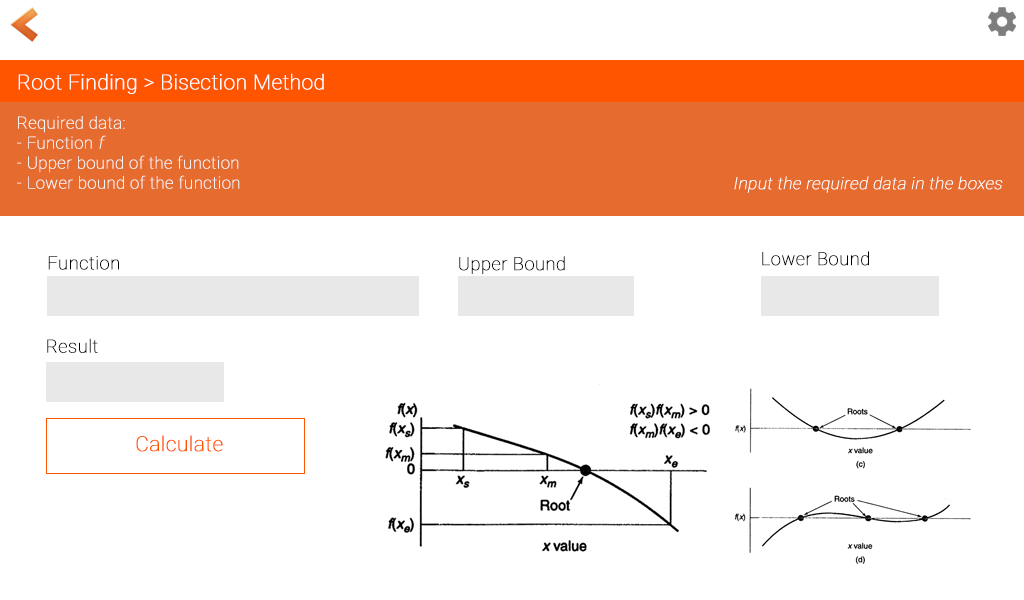
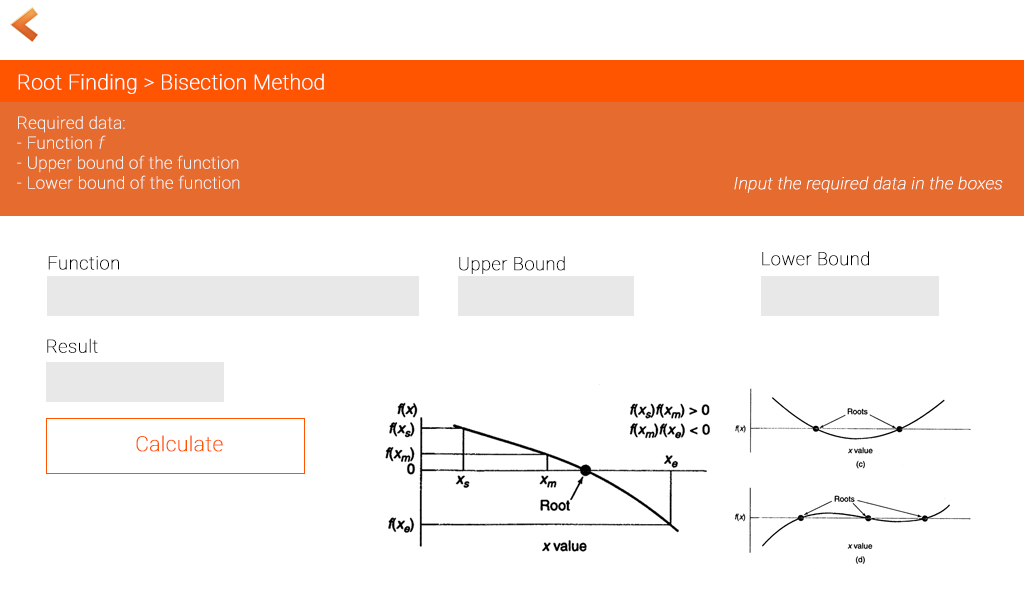
Layer changes from the first 1024px x 600px image to the second:
removed layer "Settings Icon" over [988, 7, 1016, 36]
